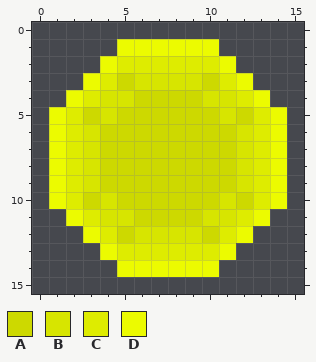
Two states of a pixel-art sprite, src/main/Resources/Orb.png. That is the earlier state.
The file is 512x512 pixels, drawn in blocks of 32x32; one block is one cell here.
Palette (. is transparent): A #cdd900  B #d7e500  C #deec00  D #ecfb00
Pixels before, first column x 1:
 1 ....DDDDDD....
 2 ...DCCCCCCD...
 3 ..DCABBBBACD..
 4 .DCBBAAAABBCD.
 5 DCABAAAAAABACD
 6 DCBAAAAAAAABCD
 7 DCBAAAAAAAABCD
 8 DCBAAAAAAAABCD
 9 DCBAAAAAAAABCD
10 DCABAAAAAABACD
11 .DCBBAAAABBCD.
12 ..DCABBBBACD..
13 ...DCCCCCCD...
14 ....DDDDDD....
After:
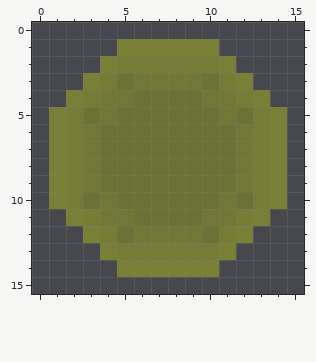
The edit:
colour A: #cdd900 -> #c4d1004d
colour B: #d7e500 -> #d8e5004d
colour C: #deec00 -> #e5f2004d
colour D: #ecfb00 -> #f2ff004d
